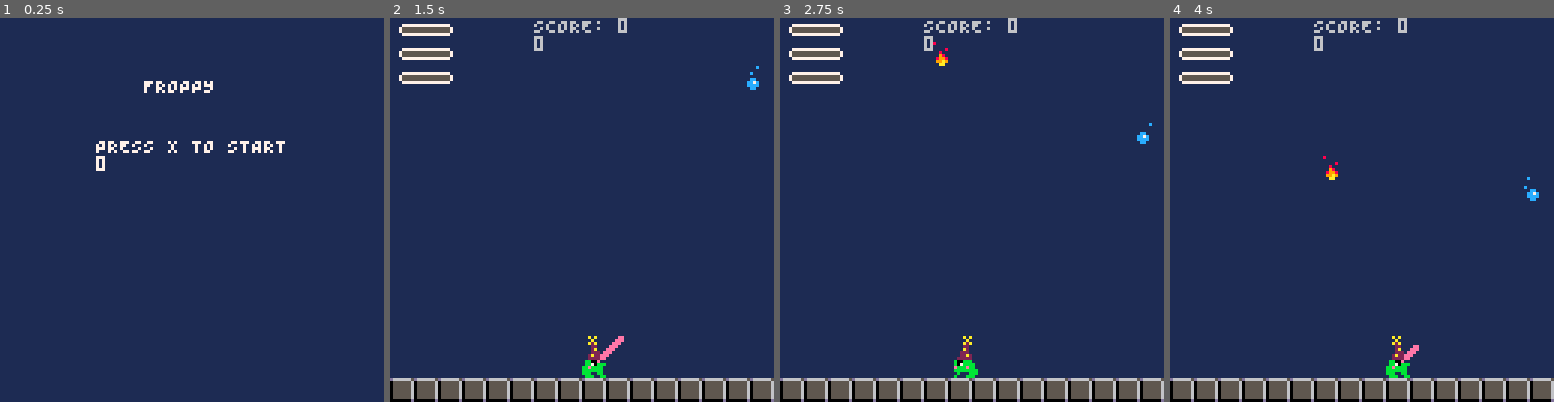
Above: before the commit, frames 1-4 (left to right).
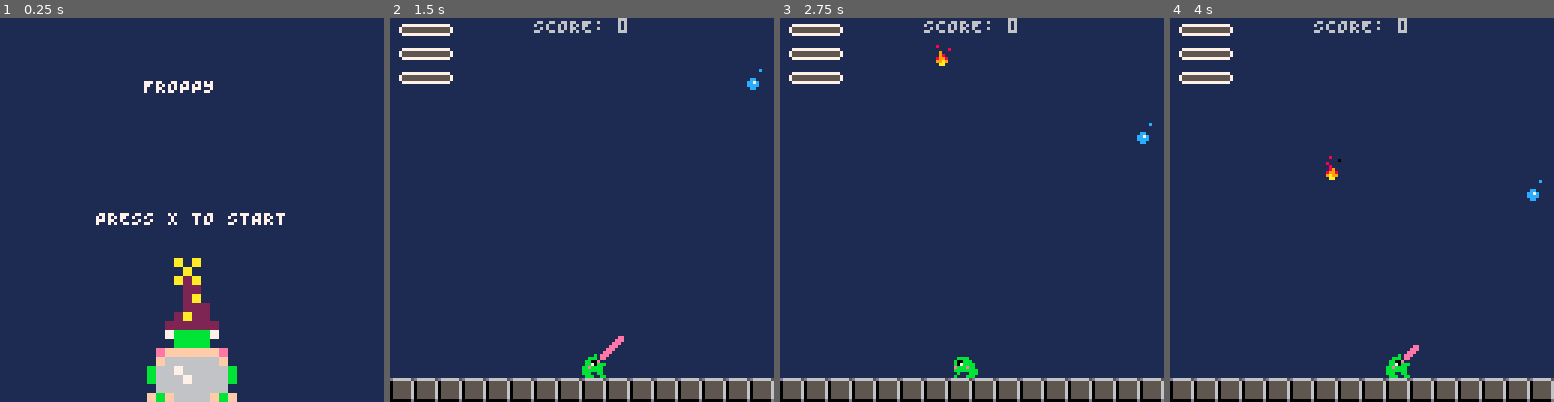
Above: after the commit, the same moments.

Repository: Ricchan-piup/0froppy
Game: PICO-8 cartridge 0main.p8
The game is run twice, just before and just after one commit, with the same random seed, the same clock (stepped at 60 frames per second) and the same inputs.
Inputs:
- Up to frame 1 (0.25 s): no input
- Up to frame 2 (1.5 s): tap O (Z key) at 0.33, 0.7, 1.43 s
- Up to frame 3 (2.75 s): hold Left 1.97-2.37 s; tap O (Z key) at 2.22 s
- Up to frame 4 (4 s): hold Right 2.87-3.53 s; tap O (Z key) at 3.1, 3.98 s

The runs differ from the first frame. In frame 1, 6.0% of the frame differs, in the area x 25-75%, y 32-100%; in frame 2, 0.2%; in frame 3, 0.2%; in frame 4, 0.3%.

Commit message:
added some animations, modified title screen

Diff:
--- a/0main.p8
+++ b/0main.p8
@@ -241,7 +241,7 @@
 
 
 __gff__
-0000000000000200000000000000000000000000008000000000000000000000000000000080000000000000000000000100000000800000000000000000000000000000000000000000000000000000000000000000000000000000000000000000000000000000000000000000000000000000000000000000000000000000
+0002010000000200000000000000000000000000008000000000000000000000000000000080808080800000000000000100000000800000000000000000000000000000000000000000000000000000000000000000000000000000000000000000000000000000000000000000000000000000000000000000000000000000
 0000000000000000000000000000000000000000000000000000000000000000000000000000000000000000000000000000000000000000000000000000000000000000000000000000000000000000000000000000000000000000000000000000000000000000000000000000000000000000000000000000000000000000
 __map__
 0000000000000000000000000000000000000000000000000000000000000000000000000000000000000000000000000000000000000000000000000000000000000000000000000000000000000000000000000000000000000000000000000000000000000000000000000000000000000000000000000000000000000000
--- a/1froppy.lua
+++ b/1froppy.lua
@@ -4,7 +4,6 @@
 max_actors = 64
 counter = 0.5
 delay = 2
-debug = 0
 
 current_game_state = "titleScreen"
 
@@ -26,7 +25,18 @@
 		draw = function()
 			cls(1)
 			print("FROPPY", 48, 20, 7)
-			print("PRESS X TO START", 32, 40, 7)
+			print("PRESS X TO START", 32, 64, 7)
+						-- sprite #44 top-left on sheet is (96,16)
+			local sx,sy = 96,16
+			local sw,sh = 24,16
+			local scale = 3
+			local dw,dh = sw*scale, sh*scale
+
+			local x = 64 - dw/2
+			local y = 104 - dh/2
+
+			sspr(sx,sy, sw,sh, x,y, dw,dh)
+			-- spr(45,0,0)
 		end
 	},
 
@@ -92,5 +102,4 @@
 function _draw()
 
 	game_states[current_game_state].draw()
-	print(debug)
 end
--- a/3actors.lua
+++ b/3actors.lua
@@ -25,7 +25,7 @@
 		[21] = {
 			k = 21,
 			animations = {
-				iddle = { start = 21, frames = 6, length = 3, loop = true }
+				iddle = { start = 21, frames = 6, length = 5, loop = true }
 			},
 			dx = 0,
 			y = 0,
@@ -37,7 +37,7 @@
 		[37] = {
 			k = 37,
 			animations = {
-				iddle = { start = 37, frames = 1, length = 0, loop = false }
+				iddle = { start = 37, frames = 5, length = 5, loop = true }
 			},
 			dx = 0,
 			y = 0,
@@ -49,7 +49,7 @@
 		[53] = {
 			k = 53,
 			animations = {
-				iddle = { start = 53, frames = 1, length = 0, loop = false }
+				iddle = { start = 53, frames = 1, length = 0, loop = false}
 			},
 			vx = 0.5,
 			dx = 0,
--- a/4player.lua
+++ b/4player.lua
@@ -127,8 +127,6 @@
 
 function d_player(pl)
 	draw_actor(pl)
-	local dy = fget(pl.current_sprite) or 0
-	spr(39,pl.x, pl.y - 6 - dy, 1, 1, pl.d != 1)
 end
 
 -- 0 is the right button, 1 is left, 4 is w, 5 is x
--- a/5ui.lua
+++ b/5ui.lua
@@ -76,19 +76,25 @@
 function draw_magic_gauges(pl)
 	if pl.plant == 0 then
 		spr(64, -4, 2, 4, 1)
+	elseif pl.plant < 4 then
+		spr(68+16*(pl.plant-1), -4, 2, 4, 1)
 	else
-		spr(68+16*(pl.plant-1), -4, 2, 4, 1)
+		spr(116, -4, 2, 4, 1)
 	end
 
 	if pl.water == 0 then
 		spr(64, -4, 10, 4, 1)
+	elseif pl.water < 4 then
+		spr(72+16*(pl.water-1), -4, 10, 4, 1)
 	else
-		spr(72+16*(pl.water-1), -4, 10, 4, 1)
+		spr(120, -4, 10, 4, 1)
 	end
 
 	if pl.fire == 0 then
 		spr(64, -4, 18, 4, 1)
+	elseif pl.fire < 4 then
+		spr(76+16*(pl.fire-1), -4, 18, 4, 1)
 	else
-		spr(76+16*(pl.fire-1), -4, 18, 4, 1)
+		spr(124, -4, 18, 4, 1)
 	end
 end
Not shown, changed: 25 lines of the sprite sheet (__gfx__) section of 0main.p8
Not shown, changed: the sound effects (__sfx__) section of 0main.p8
